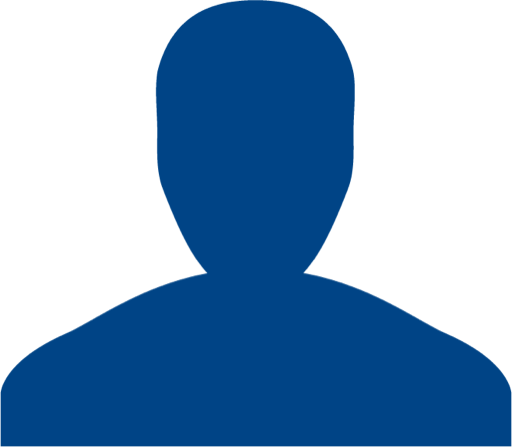
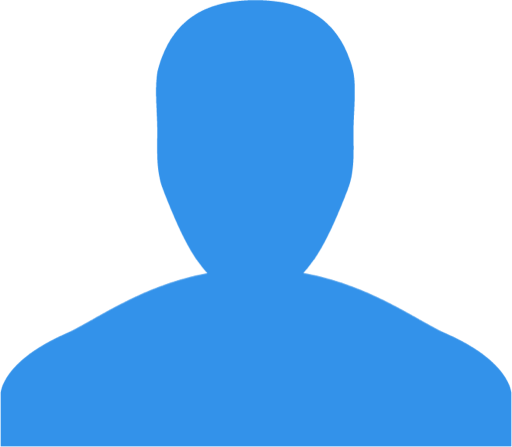
Layers edited between the first and the second 512 x 447 image:
added layer "Layer 0 copy" above "Layer 0" over left=0, top=0, right=512, bottom=447
hid "Layer 0" over left=0, top=0, right=512, bottom=447
